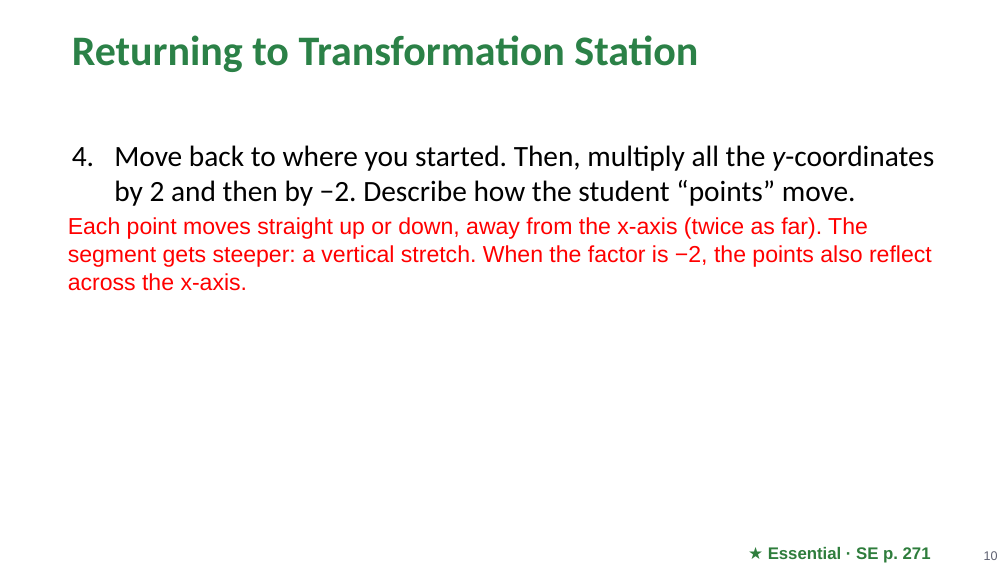
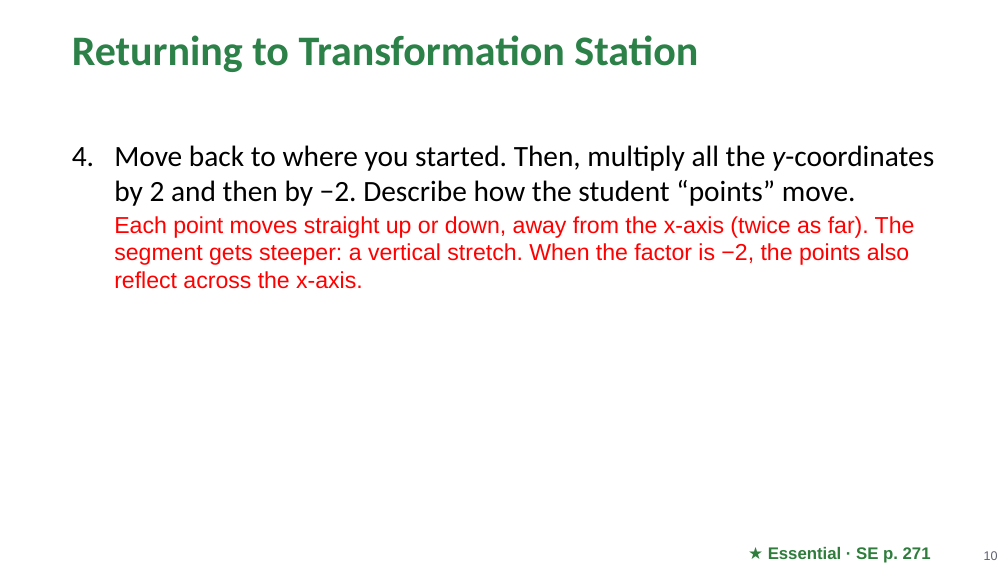
Before and after one commit to Apolloat2022/Algebra1M2U1L4, a slide deck: slide 10 of Module 2 topic 2/BLMathematics_AlgI_M2_T2_L1_LessonSlides_ENG_with_answers.pptx. Drawn at 1008x567 pixels with LibreOffice and Linux fonts; fonts in the diff are those of the drawing; background and template pictures are left out. Boxes give left, top, right and bottom in pixels: in the first picture for what was removed or moved away, otherwise in the second. Text is boxed around its words. In the diff, an @@ line names an element or a change of style, - is before the commit and + after.

```diff
--- a/Module 2 topic 2/BLMathematics_AlgI_M2_T2_L1_LessonSlides_ENG_with_answers.pptx
+++ b/Module 2 topic 2/BLMathematics_AlgI_M2_T2_L1_LessonSlides_ENG_with_answers.pptx
@@ text removed at [68, 217, 932, 291] @@
-Each point moves straight up or down, away from the x-axis (twice as far). The segment gets steeper: a vertical stretch. When the factor is −2, the points also reflect across the x-axis.
@@ text at [114, 216, 915, 289]: paragraph added @@
+  Each point moves straight up or down, away from the x-axis (twice as far). The segment gets steeper: a vertical stretch. When the factor is −2, the points also reflect across the x-axis.
```
Also in this commit, not shown: 8 other slides changed, 4 other files.
